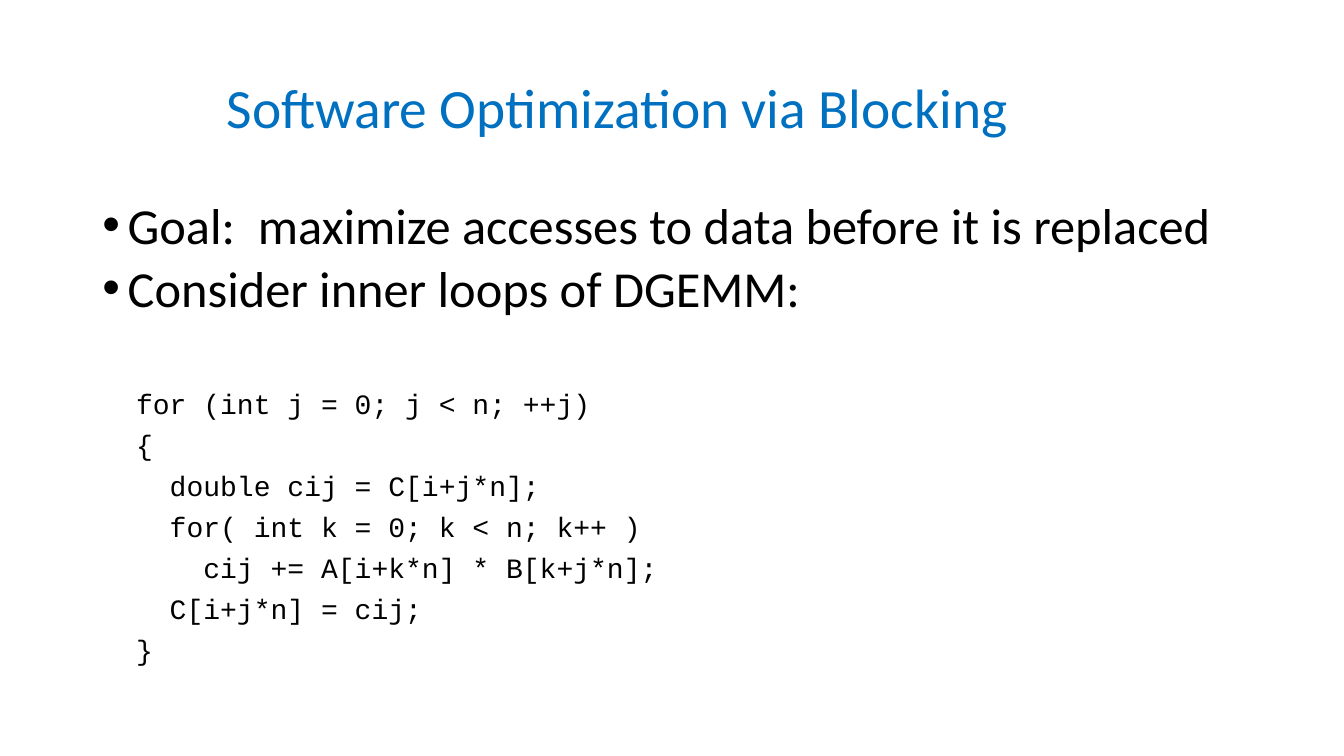
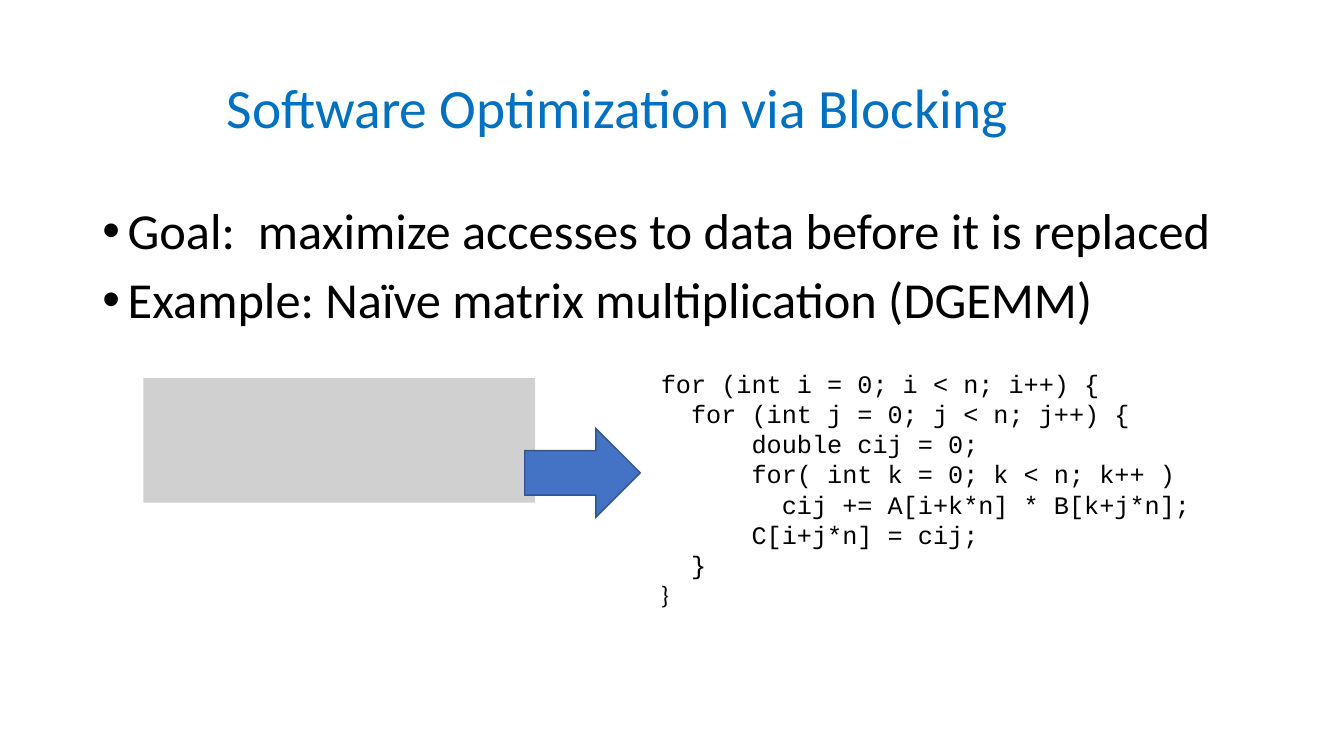
Before and after one commit to NYU-CSO/nyu-cso.github.io, a slide deck: slide 34 of notes/arch-mem.pptx (slide 33 before the commit). Drawn at 1344x756 pixels with LibreOffice and Linux fonts; fonts in the diff are those of the drawing; grey boxes stand for pictures. Boxes give left, top, right and bottom in pixels: in the first picture for what was removed or moved away, otherwise in the second. Text is boxed around its words. In the diff, an @@ line names an element or a change of style, - is before the commit and + after.

```diff
--- a/notes/arch-mem.pptx
+++ b/notes/arch-mem.pptx
@@ text at [128, 214, 1210, 257]: line spacing 0.8 to 0.9 @@
@@ text at [128, 281, 1092, 326]: text changed; size 20 to 36 pt; font Courier New to Calibri @@
-• Consider inner loops of DGEMM:
-for (int j = 0; j < n; ++j)
-{
-double cij = C[i+j*n];
-for( int k = 0; k < n; k++ )
-cij += A[i+k*n] * B[k+j*n];
-C[i+j*n] = cij;
-}
+• Example: Naïve matrix multiplication (DGEMM)
@@ picture added at [143, 378, 535, 503] @@
@@ text added at [661, 374, 1190, 550], 18 pt, text #000000 @@
+for (int i = 0; i < n; i++) {
+for (int j = 0; j < n; j++) {
+double cij = 0;
+for( int k = 0; k < n; k++ )
+cij += A[i+k*n] * B[k+j*n];
+C[i+j*n] = cij;
+}
+}
@@ right arrow added at [525, 429, 641, 517], fill #4472C4, outline #325491 1 pt @@
```
Also in this commit, not shown: 21 other slides changed, 4 slides added, 3 slides removed, 1 other file.
